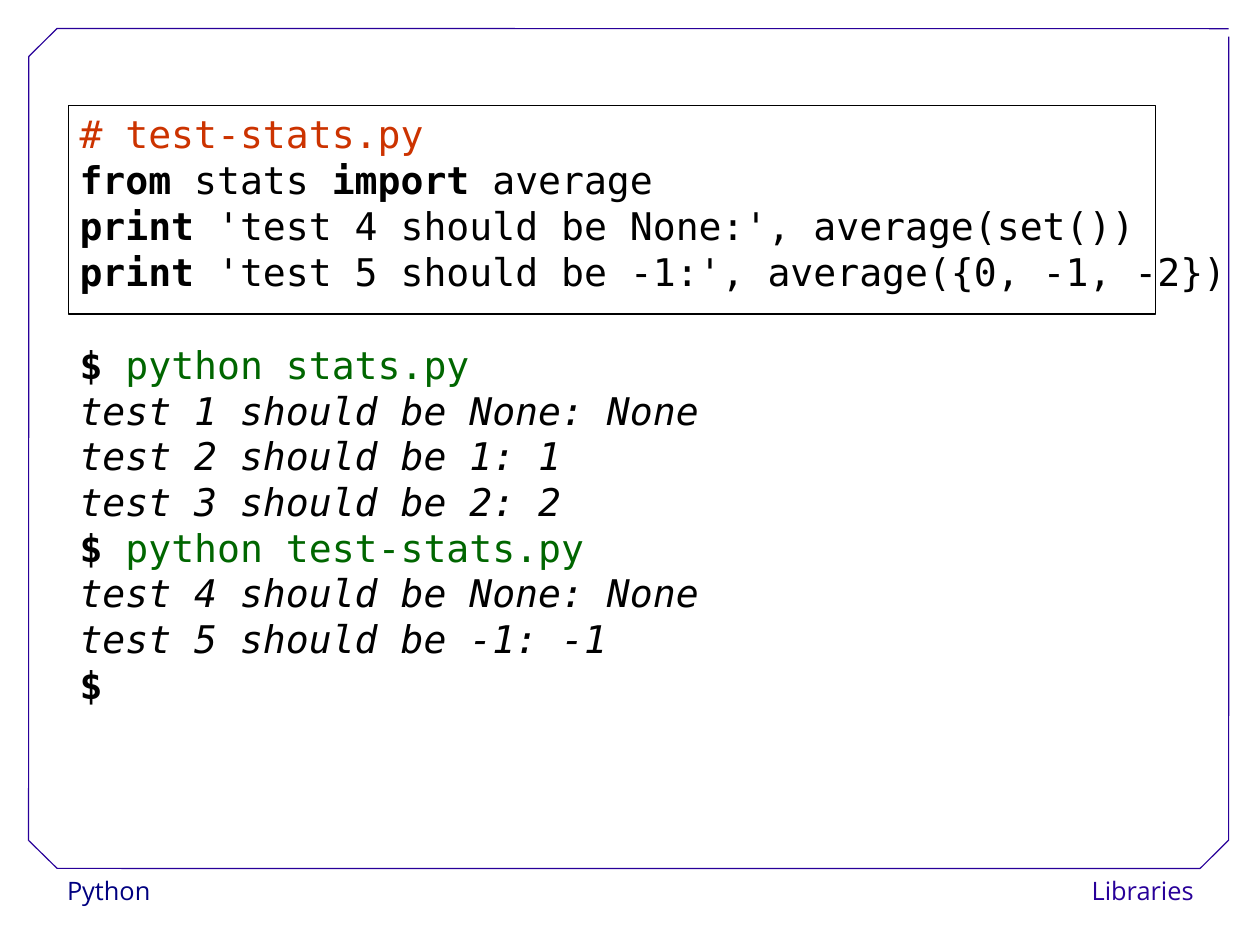
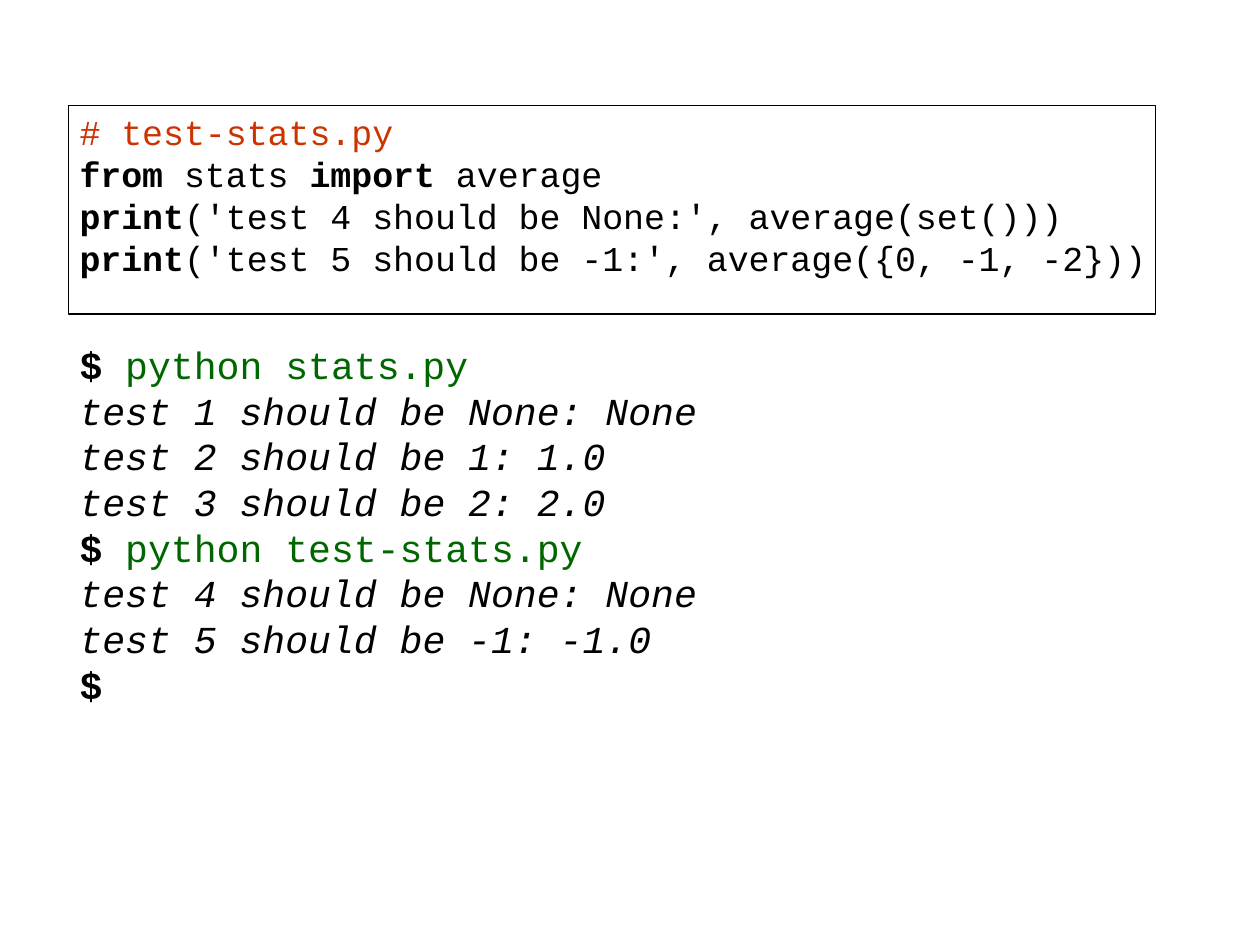
Before and after one commit to ncasuk/ncas-isc, a slide deck: slide 87 of python/presentations/learning_python/16_lib.ppt (slide 92 before the commit). Drawn at 1260x945 pixels with LibreOffice and Linux fonts; fonts in the diff are those of the drawing; background and template pictures are left out. Boxes give left, top, right and bottom in pixels: in the first picture for what was removed or moved away, otherwise in the second. Text is boxed around its words. In the diff, an @@ line names an element or a change of style, - is before the commit and + after.

Commit message:
Updated and changed learning_python13-16

```diff
--- a/python/presentations/learning_python/16_lib.ppt
+++ b/python/presentations/learning_python/16_lib.ppt
@@ text in rectangle at (x1=80, y1=121, x2=602, y2=195): size 24 to 22 pt, font DejaVu Sans Mono to Courier New in "# test-stats.py", "from stats import average" @@
@@ text in rectangle at (x1=80, y1=204, x2=1146, y2=279): text changed; size 24 to 22 pt; font DejaVu Sans Mono to Courier New @@
-print 'test 4 should be None:', average(set())
-print 'test 5 should be -1:', average({0, -1, -2})
+print('test 4 should be None:', average(set()))
+print('test 5 should be -1:', average({0, -1, -2}))
@@ text at (x1=80, y1=352, x2=696, y2=608): font DejaVu Sans Mono to Courier New in "$ python stats.py", "test 1 should be None: None", "$ python test-stats.py", "test 4 should be None: None" and 1 more places @@
@@ text at (x1=80, y1=443, x2=606, y2=517): text changed; font DejaVu Sans Mono to Courier New @@
-test 2 should be 1: 1
-test 3 should be 2: 2
+test 2 should be 1: 1.0
+test 3 should be 2: 2.0
@@ text at (x1=80, y1=626, x2=651, y2=654): text changed; font DejaVu Sans Mono to Courier New @@
-test 5 should be -1: -1
+test 5 should be -1: -1.0
@@ group removed at (x1=29, y1=29, x2=1229, y2=869): 7 lines @@
@@ text removed at (x1=67, y1=880, x2=150, y2=906) @@
-Python
@@ text removed at (x1=1092, y1=880, x2=1194, y2=901) @@
-Libraries
```
Also in this commit, not shown: 85 other slides changed, 2 slides added, 7 slides removed, 4 other files.
